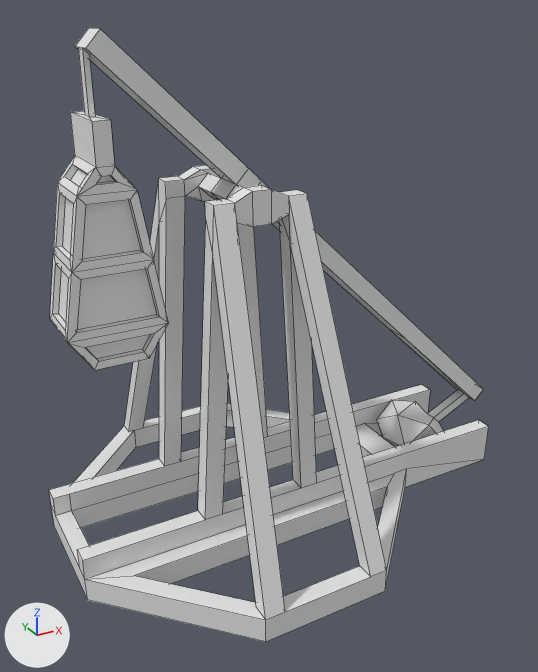
The FBX model Centurion Hex/Assets/Art/3D/Trebuchet.fbx: old version first, new version second.
One viewpoint serves both versions: a 50 mm lens placed at (-0.463, -0.959, 0.986), pointed at (0.061, -0.005, 0.509). The axes (+X, +Y, +Z) are drawn at lower left. The lights are the same throughout. Mesh edges are drawn as thin lines. Where no turn or scale is listed for an object, it has been applied to the vertices.

Objects in the first picture: 'Trebuchet'.
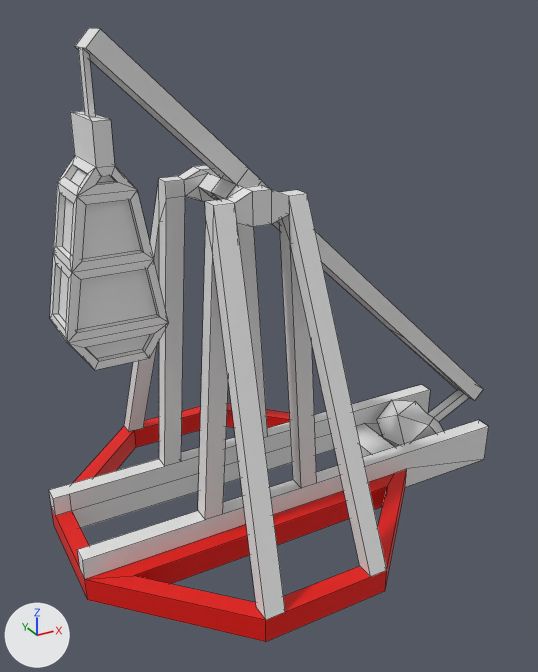
Boxes (x1, y1, x2, y2) around the edits, measured in the pictures (538 x 672 px):
part 1 of me_plane, recoloured (white to red)
    both: (85, 469, 407, 642)
part 2 of me_plane, recoloured (grey to red)
    both: (134, 403, 290, 447)
part 3 of me_plane, recoloured (white to red)
    both: (51, 426, 136, 598)

The change, as a diff of the scene's bpy script:
```diff
--- a/Centurion Hex/Assets/Art/3D/Trebuchet.fbx.py
+++ b/Centurion Hex/Assets/Art/3D/Trebuchet.fbx.py
@@ mat_playercolor @@
+mat_playercolor = principled_material('PlayerColor')
+mat_playercolor.base_color = (0.8, 0.00372, 0.0)  # red #e70c00
@@ me_plane @@
 me_plane.from_pydata(...)  # 358 vertices, 344 faces; spans x -0.29..0.529, y -0.29..0.29, z 0.0..0.764
 # used by ob_trebuchet; location = (0.0, 0.0, 0.2)
+# me_plane part 1: all 11 faces centred in x -0.195..0.195, y -0.29..-0.11, z 0.019..0.039 switch from mat_material (its picture is missing) to mat_playercolor (red #e70c00)
+# me_plane part 2: all 8 faces centred in x 0.0..0.195, y 0.11..0.29, z 0.019..0.039 switch from mat_material (its picture is missing) to mat_playercolor (red #e70c00)
+# me_plane part 3: all 6 faces centred in x -0.29..-0.158, y 0.0..0.207, z 0.019..0.039 switch from mat_material (its picture is missing) to mat_playercolor (red #e70c00)
```
